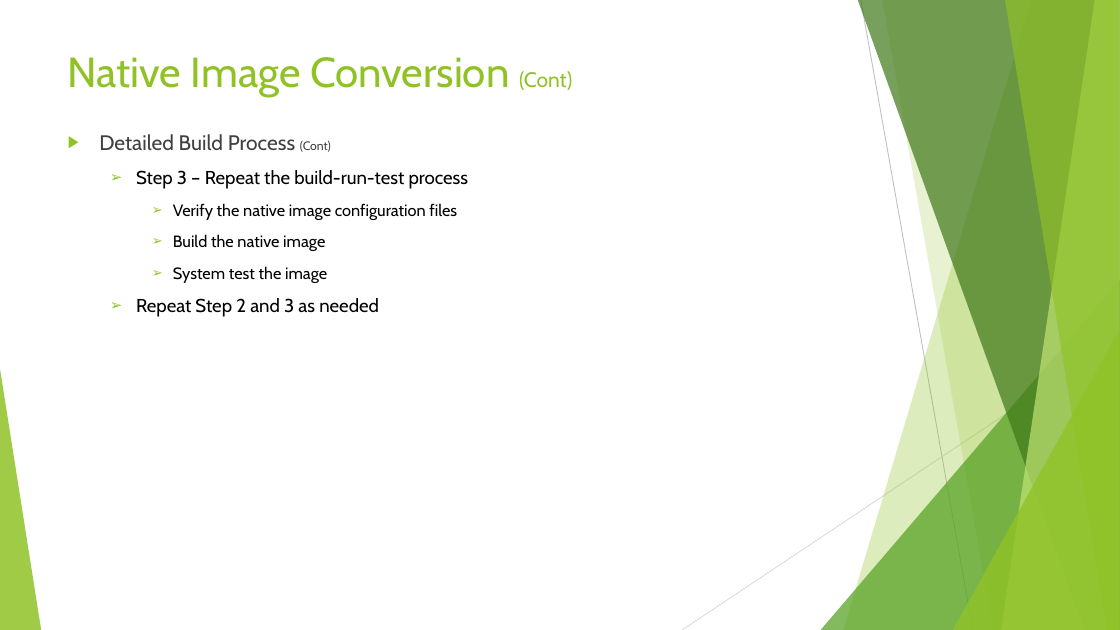
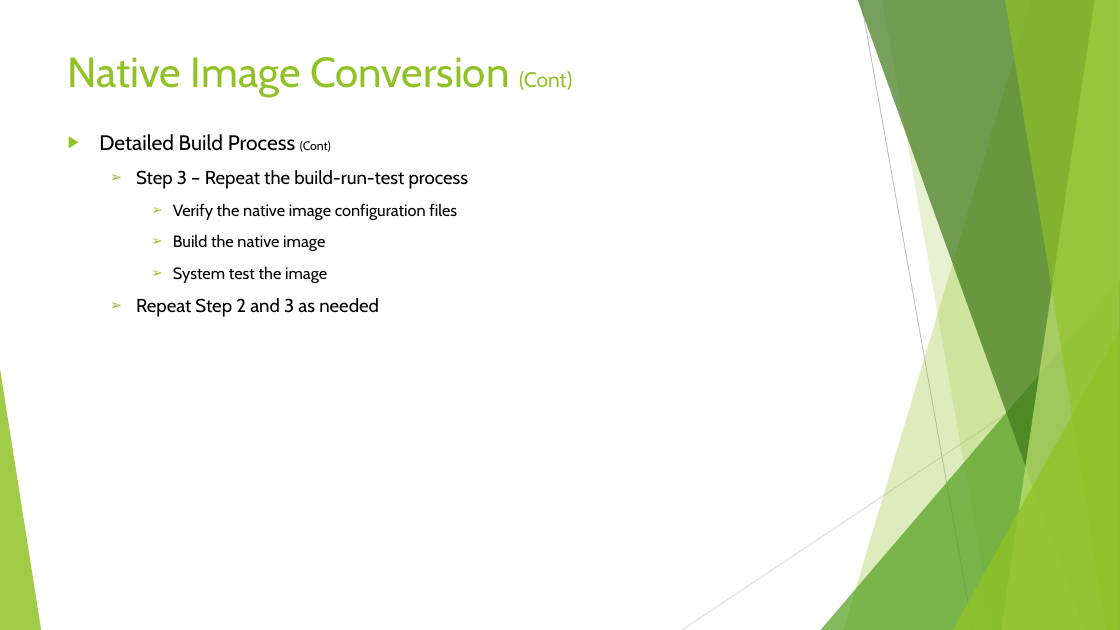
Before and after one commit to Rohan427/Qpid4Graal, a slide deck: slide 27 of doc/reference/GraalVm _Upgrade.pptx. Drawn at 1120x630 pixels with LibreOffice and Linux fonts; fonts in the diff are those of the drawing. Boxes give left, top, right and bottom in pixels: in the first picture for what was removed or moved away, otherwise in the second. Text is boxed around its words. In the diff, an @@ line names an element or a change of style, - is before the commit and + after.

```diff
--- a/doc/reference/GraalVm _Upgrade.pptx
+++ b/doc/reference/GraalVm _Upgrade.pptx
@@ text at (x1=99, y1=134, x2=331, y2=152): text colour #404040 to #000000 in "Detailed Build Process (Cont)" @@
```
Also in this commit, not shown: 11 other slides changed, 1 slide removed.
